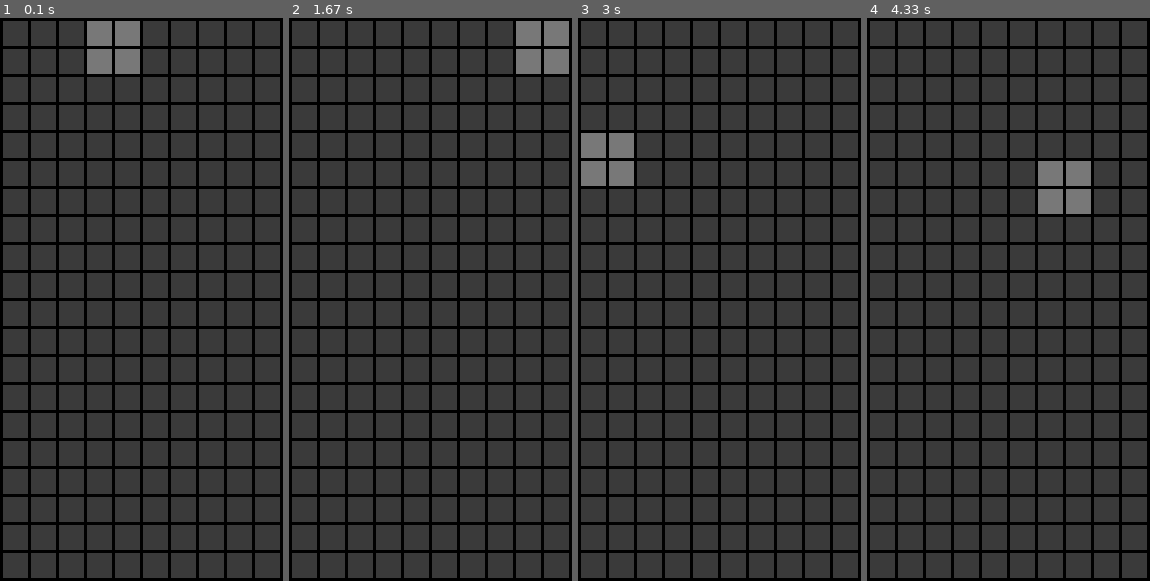
Above: before the commit, frames 1-4 (left to right).
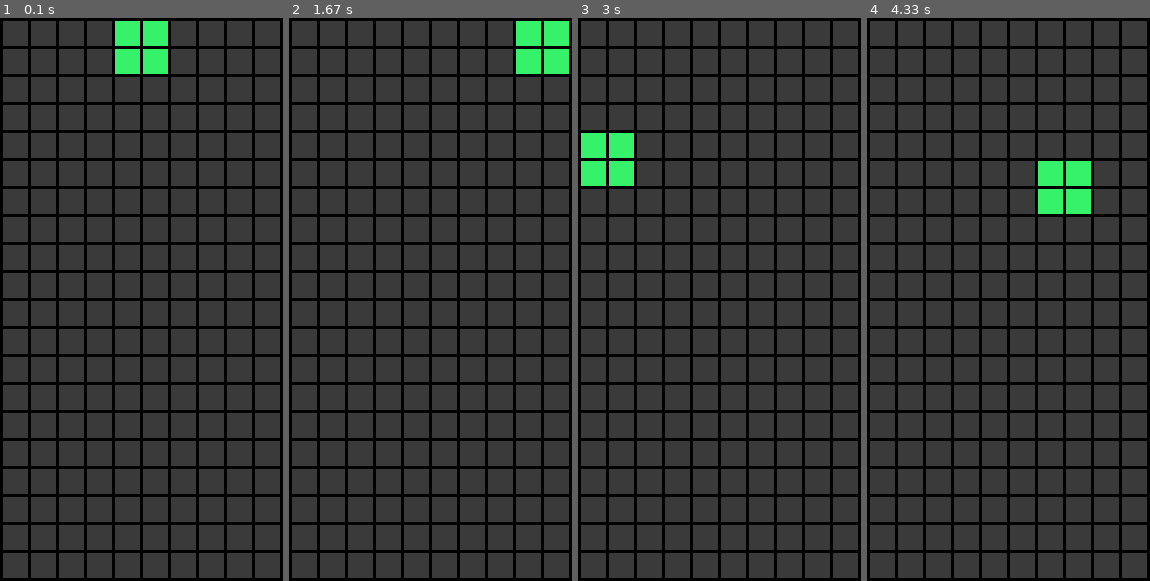
Above: after the commit, the same moments.

Repository: jameskabbes/Tetris
Game: pygame game, started from tetris.py
The game is run twice, just before and just after one commit, with the same random seed, the same clock (stepped at 60 frames per second) and the same inputs.
Inputs:
- Up to frame 1 (0.1 s): no input
- Up to frame 2 (1.67 s): hold Right 0.33-0.8 s; hold Up 0.83-1.13 s
- Up to frame 3 (3 s): hold Left 1.67-2.2 s; hold Down 2.23-2.53 s; hold Left 2.57-2.97 s
- Up to frame 4 (4.33 s): hold Up 3-3.37 s; hold Right 3.4-4.03 s; hold Down from 4.07 s (still down)

The runs differ from the first frame. In frame 1, 2.4% of the frame differs, in the area x 30-60%, y 0-10%; in frame 2, 1.6%; in frame 3, 1.6%; in frame 4, 1.6%.

Commit message:
cleaned up functions

Diff:
--- a/tetris.py
+++ b/tetris.py
@@ -4,14 +4,22 @@
 import numpy as np
 import time
 import copy
+import random
 ####### Set game intro variables
 
 hard_black = (0,0,0)
 dark_grey = (58,58,58)
 light_grey = (120, 120, 120)
 off_white = (237,237,237)
-
-placed_color_adder = 20
+lime_green = (53, 242, 106)
+blue = (53, 84, 242)
+red = (242, 53, 53)
+yellow = (242, 239, 53)
+purple = (201, 53, 242)
+orange = (242, 138, 53)
+
+
+placed_color_adder = -20
 
 square_pixel_length = 25
 x_squares = 10 #10 sqaures along the x direction
@@ -152,11 +160,13 @@
 
     for coords in object_xys:
 
+
         grid[coords[0]][coords[1]][0] = True
         grid[coords[0]][coords[1]][1] = False
         grid[coords[0]][coords[1]][2] = grid[coords[0]][coords[1]][2] + placed_color_adder
-        grid[coords[0]][coords[1]][3] = grid[coords[0]][coords[1]][2] + placed_color_adder
-        grid[coords[0]][coords[1]][4] = grid[coords[0]][coords[1]][2] + placed_color_adder
+        grid[coords[0]][coords[1]][3] = grid[coords[0]][coords[1]][3] + placed_color_adder
+        grid[coords[0]][coords[1]][4] = grid[coords[0]][coords[1]][4] + placed_color_adder
+
 
     return grid
 
@@ -186,6 +196,7 @@
 
     if not check_collision(grid, new_xys): #no collosion
         grid = change_squares_to_new_coords(grid, object_xys, new_xys)
+
     else:
         if how == 'down':
             #place
@@ -243,19 +254,24 @@
 
 def object_generator(grid):
 
-    object_xys = [[3,0], [3,1], [4,0], [4,1]]
+    choice = random.randint(0, 7)
+    choice = 0
+    if choice == 0:
+        #   ________
+        #  |   |   |
+        #  |___|___|
+        #  |   |   |
+        #  |___|___|
+        object_xys = [[4,0], [4,1], [5,0], [5,1]]
+        object_color = lime_green
 
     #check for collision among the new object_xys
     if not check_collision(grid, object_xys):
 
-        grid[3][0] = (False, True, 0,0,0)
-        grid = turn_square_color(grid, 3,0, light_grey)
-        grid[3][1] = (False, True, 0,0,0)
-        grid = turn_square_color(grid, 3,1, light_grey)
-        grid[4][0] = (False, True, 0,0,0)
-        grid = turn_square_color(grid, 4,0, light_grey)
-        grid[4][1] = (False, True, 0,0,0)
-        grid = turn_square_color(grid, 4,1, light_grey)
+        for i in object_xys:
+
+            grid[i[0]][i[1]] = [False, True, 0,0,0]
+            grid = turn_square_color(grid, i[0], i[1], object_color)
 
         return grid, object_xys
 
@@ -317,6 +333,14 @@
         grid, object_xys = move_object(grid, 'down', object_xys)
         refresh_time = get_line_refresh_time(lines)
 
+    if object_xys == None: #Object was placed
+        grid, lines = check_line_cleared(grid, lines)
+        grid, object_xys = object_generator(grid)
+        if object_xys == None:
+            #Game is over
+            game_over_animation()
+            break
+
     if pygame.key.get_focused():
         keys = pygame.key.get_pressed()
 
